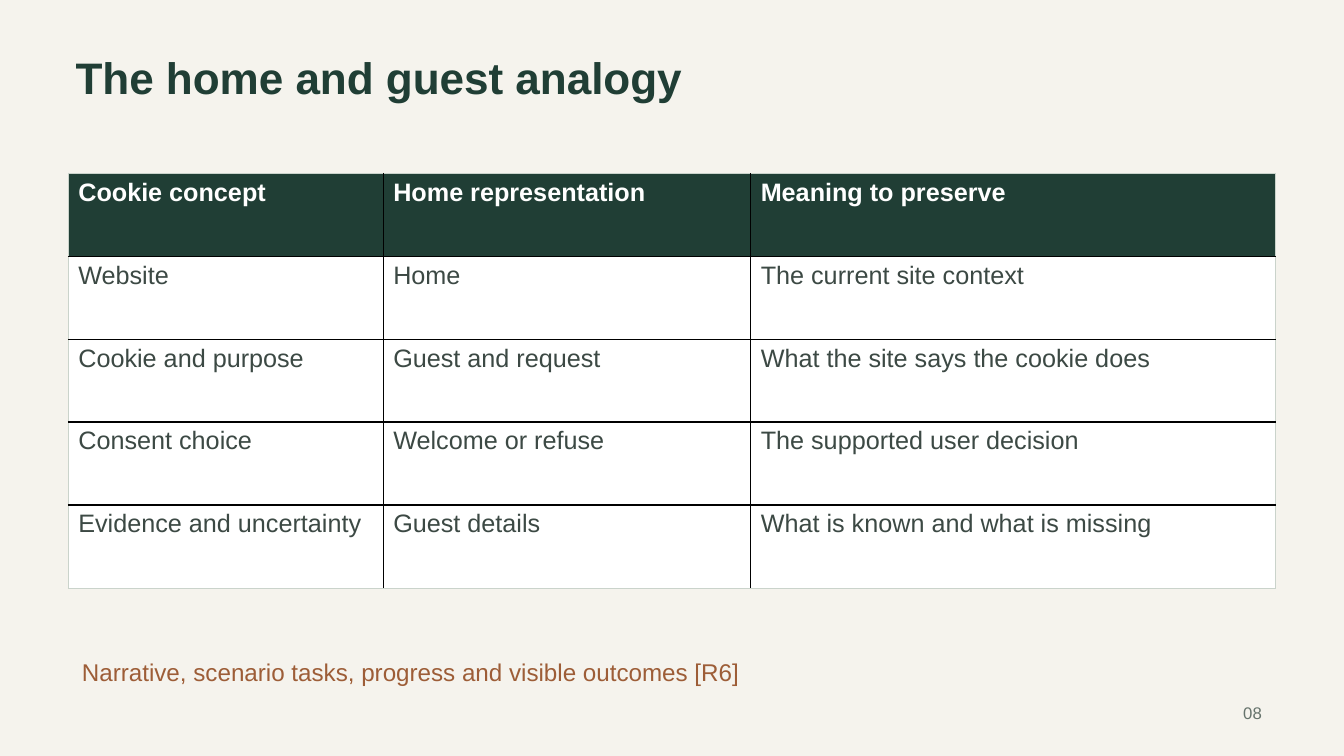
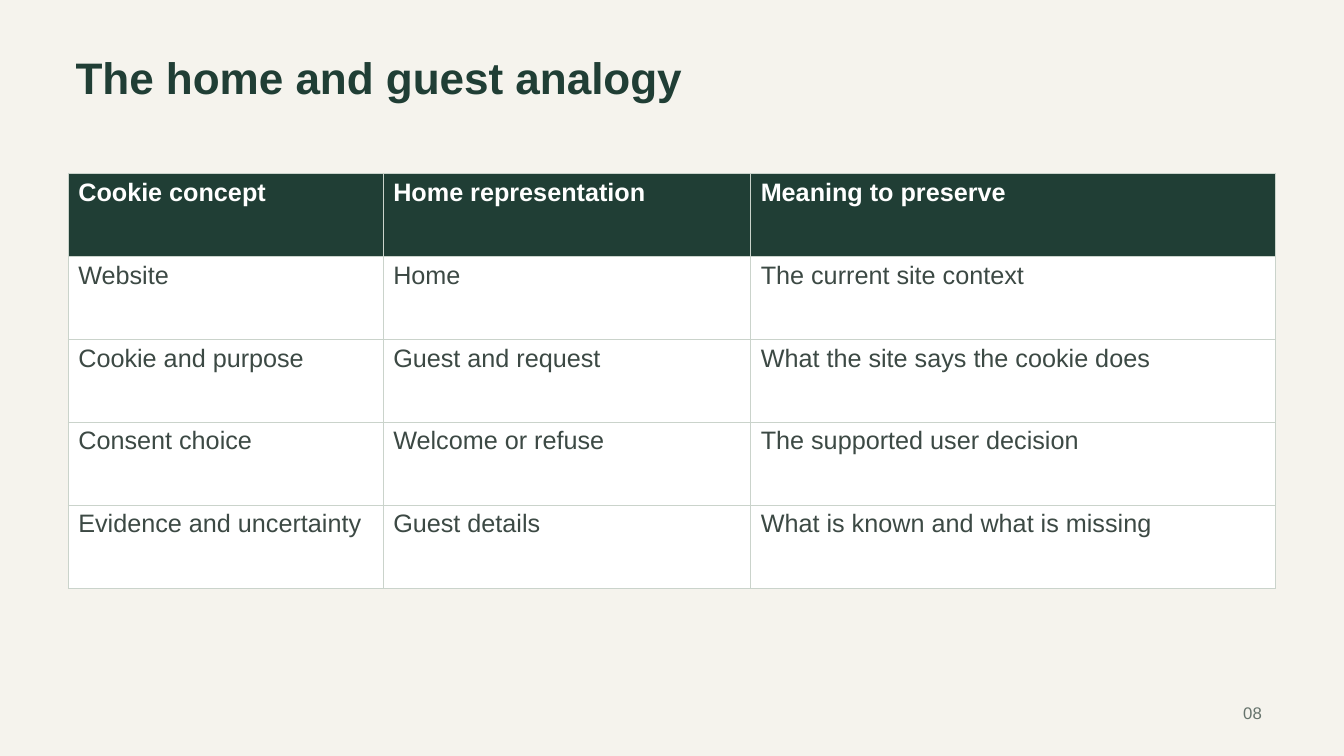
Before and after one commit to CXl0l0/cookiehome, a slide deck: slide 8 of output/presentation-expanded/Cookie_Homes_Presentation_Updated.pptx. Drawn at 1344x756 pixels with LibreOffice and Linux fonts; fonts in the diff are those of the drawing. Boxes give left, top, right and bottom in pixels: in the first picture for what was removed or moved away, otherwise in the second. Text is boxed around its words. In the diff, an @@ line names an element or a change of style, - is before the commit and + after.

```diff
--- a/output/presentation-expanded/Cookie_Homes_Presentation_Updated.pptx
+++ b/output/presentation-expanded/Cookie_Homes_Presentation_Updated.pptx
@@ table at box(69, 173, 1276, 588) @@
@@ borders changed @@
@@ text removed at box(82, 663, 738, 686) @@
-Narrative, scenario tasks, progress and visible outcomes [R6]
```
Also in this commit, not shown: 18 other slides changed, 2 slides added, 2 slides removed, 1 other file.
